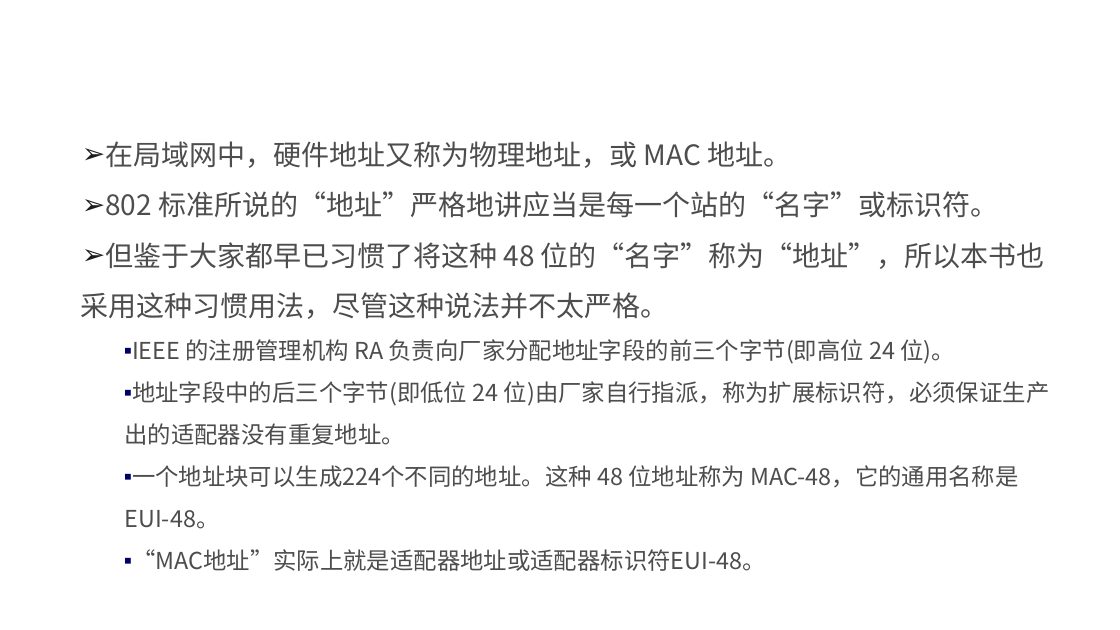
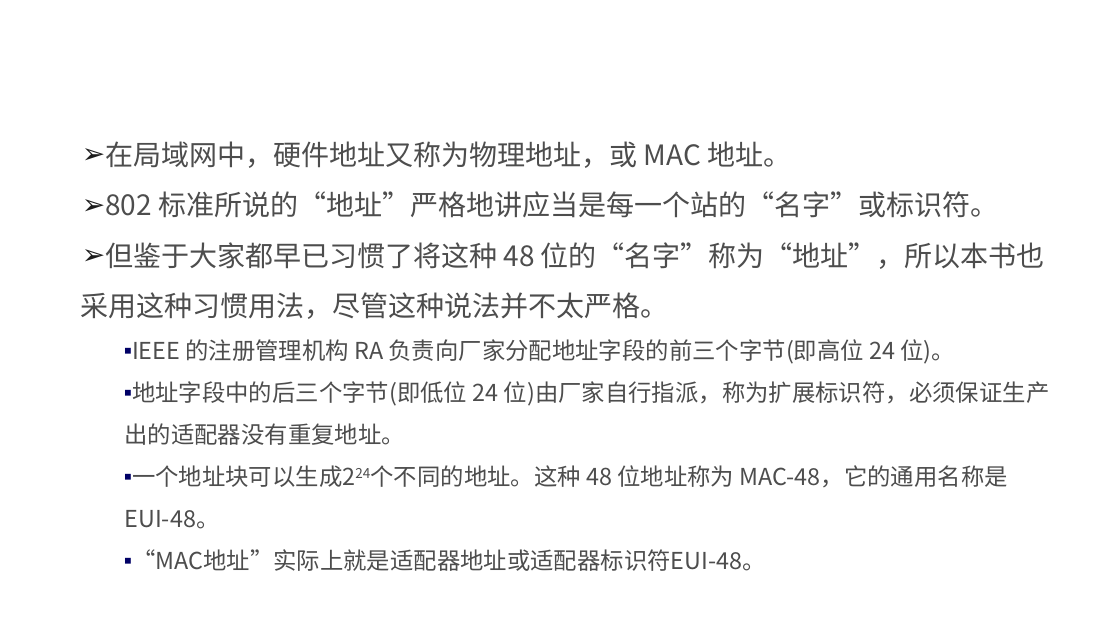
Before and after one commit to edu2act/course-NetWork, a slide deck: slide 66 of materials/slides/ch03 Data Link Layer.pptx. Drawn at 1120x630 pixels with LibreOffice and Linux fonts; fonts in the diff are those of the drawing; background and template pictures are left out. Boxes give left, top, right and bottom in pixels: in the first picture for what was removed or moved away, otherwise in the second. Text is boxed around its words. In the diff, an @@ line names an element or a change of style, - is before the commit and + after.

```diff
--- a/materials/slides/ch03 Data Link Layer.pptx
+++ b/materials/slides/ch03 Data Link Layer.pptx
@@ text at [124,465,1008,529]: now superscript in "一个地址块可以生成224个不同的地址。这种" @@
```
Also in this commit, not shown: 16 other slides changed.
